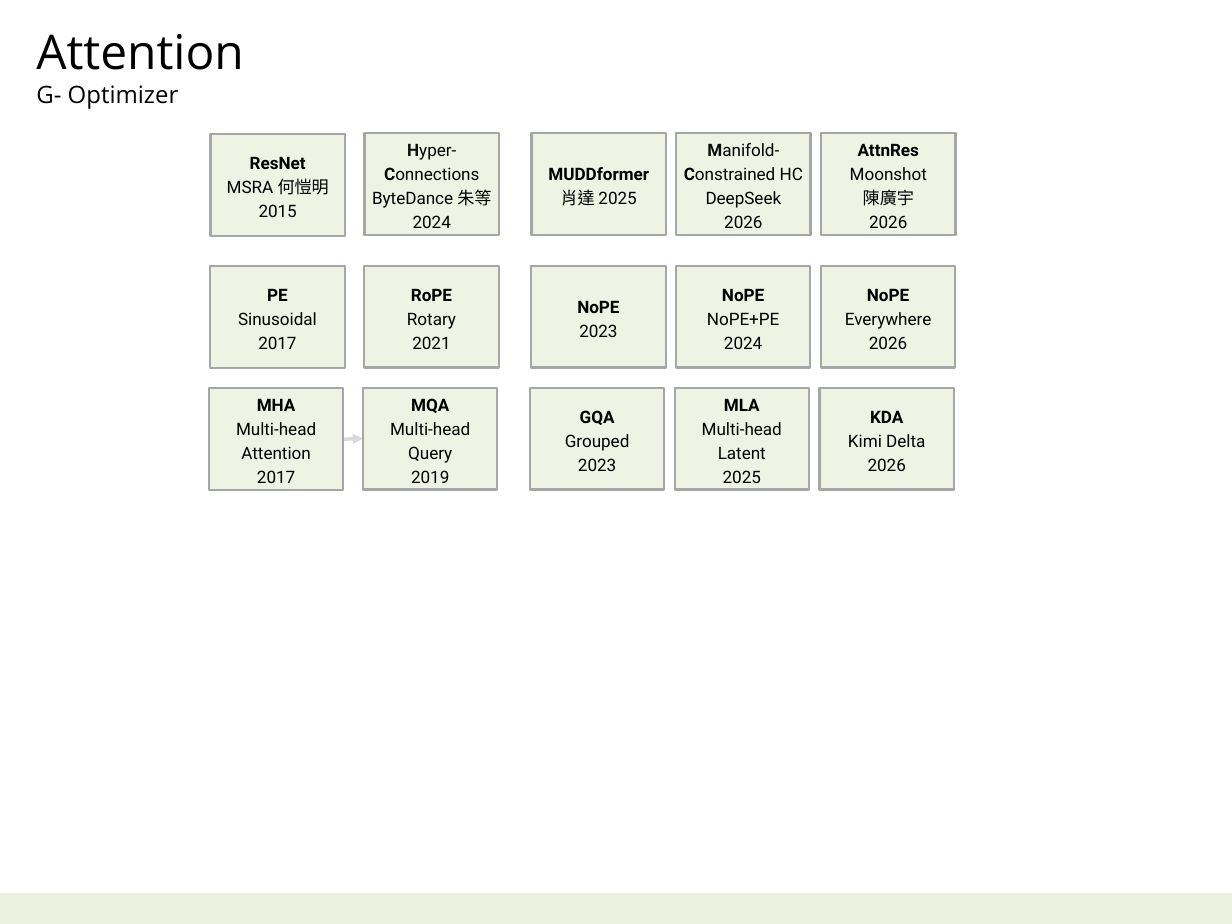
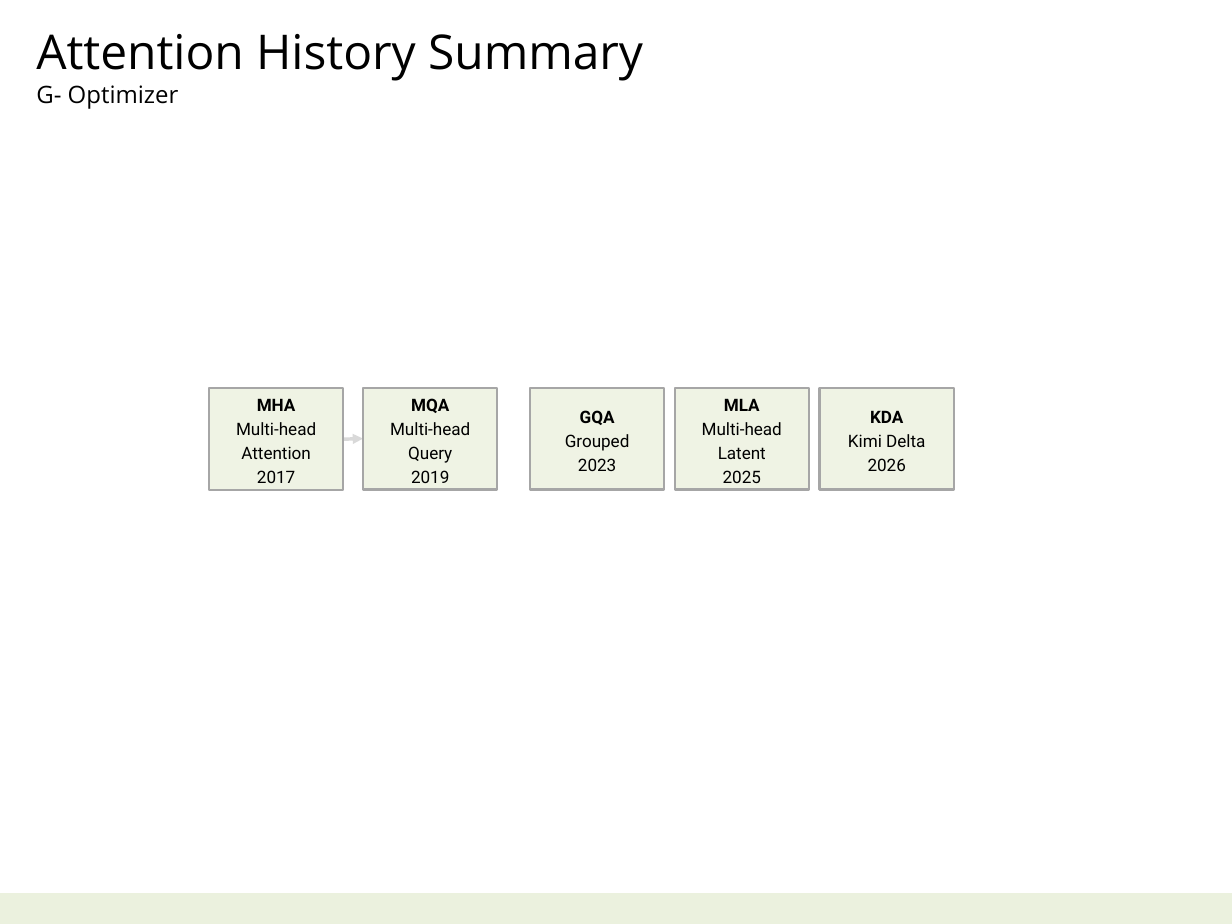
Before and after one commit to navibator/crazy-ai, a slide deck: slide 12 of ai-deepseek.pptx (slide 13 before the commit). Drawn at 1232x924 pixels with LibreOffice and Linux fonts; fonts in the diff are those of the drawing. Boxes give left, top, right and bottom in pixels: in the first picture for what was removed or moved away, otherwise in the second. Text is boxed around its words. In the diff, an @@ line names an element or a change of style, - is before the commit and + after.

```diff
--- a/ai-deepseek.pptx
+++ b/ai-deepseek.pptx
@@ text at box(36, 34, 643, 81): text changed @@
-Attention
+Attention History Summary
@@ rectangle removed at box(211, 134, 345, 237) @@
-ResNet
-MSRA 何愷明
-2015
@@ rectangle removed at box(365, 133, 499, 235) @@
-Hyper-
-Connections
-ByteDance 朱等
-2024
@@ rectangle removed at box(531, 133, 665, 235) @@
-MUDDformer
-肖達 2025
@@ rectangle removed at box(676, 133, 811, 235) @@
-Manifold-
-Constrained HC
-DeepSeek
-2026
@@ rectangle removed at box(821, 133, 955, 235) @@
-AttnRes
-Moonshot
-陳廣宇
-2026
@@ rectangle removed at box(211, 266, 345, 368) @@
-PE
-Sinusoidal
-2017
@@ rectangle removed at box(365, 266, 499, 368) @@
-RoPE
-Rotary
-2021
@@ rectangle removed at box(531, 266, 665, 368) @@
-NoPE
-2023
@@ rectangle removed at box(676, 266, 811, 368) @@
-NoPE
-NoPE+PE
-2024
@@ rectangle removed at box(821, 266, 955, 368) @@
-NoPE
-Everywhere
-2026
```
Also in this commit, not shown: 2 slides added, 3 slides removed, 3 other files.
